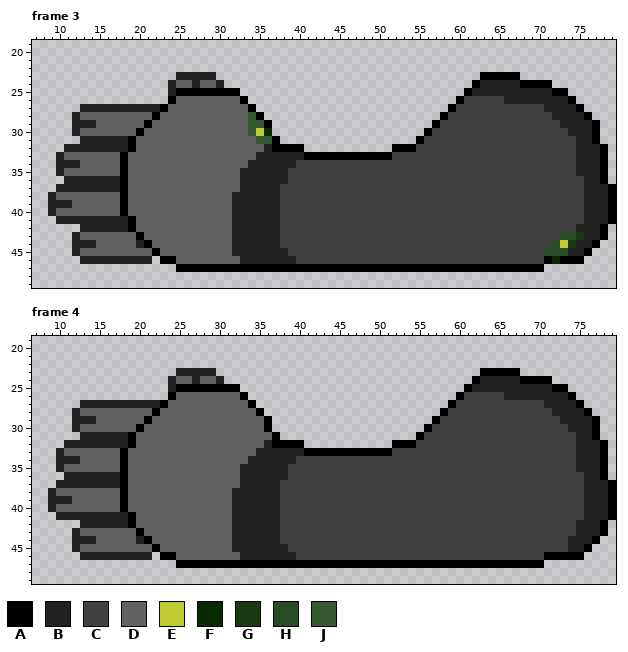
One commit to this pixel-art file: Assets/Arts/Enemies/Boss/AncientOne/Awake/RHAwake.aseprite. Above is the file before it was changed.
80x80 pixels, 4 frames. Colours within 5 levels of each other are drawn and written as one. Shown: frame 3: x 7..79, y 19..49; frame 4: x 7..79, y 19..49. The commit also changed other frames, which this record leaves out.
Palette (. is transparent): A #000000  B #212121  C #424242  D #616161  E #c0ca33  F #072a01  G #173a11  H #274b22  J #375a32
After:
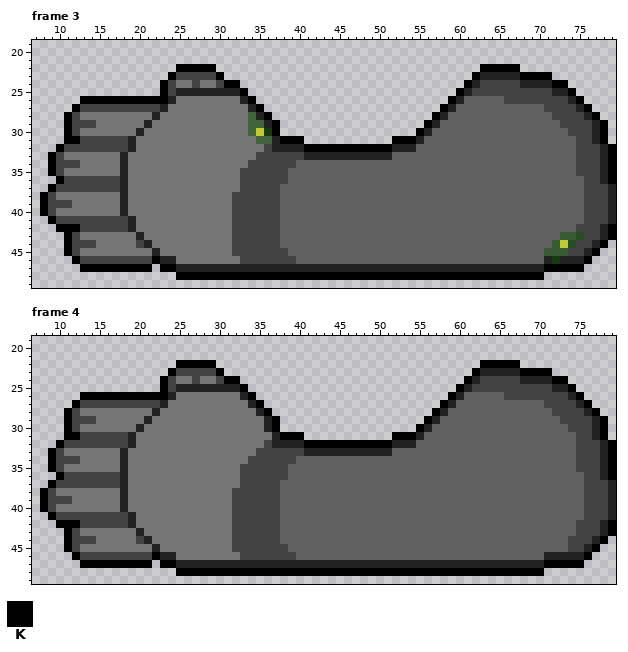
Colours new in this view: K #000000
Edits made:
layer "RightHand/LeftHand" now hidden
layer "RightHand/LeftHandArmor" now hidden
layer "RightHand/Moss" now hidden
layer "Flattened" added
colour A: #000000 -> #212121
colour B: #212121 -> #424242
colour C: #424242 -> #616161
colour D: #616161 -> #757575
colour F: #072a01 -> #173a11
colour G: #173a11 -> #274b22
colour H: #274b22 -> #375a32
colour J: #375a32 -> #41643c
Frame 3, layer "Flattened":
y 22: x 25..29 ..... -> KKKKK; x 63..67 ..... -> KKKKK
y 23: x 24 . -> K; x 30 . -> K; x 62 . -> K; x 68..71 .... -> KKKK
y 24: x 23 . -> K; x 31..32 .. -> KK; x 61 . -> K; x 72..73 .. -> KK
y 25: x 23 . -> K; x 33 . -> K; x 60 . -> K; x 74 . -> K
y 26: x 13..23 ........... -> KKKKKKKKKKK; x 34 . -> K; x 59 . -> K; x 75 . -> K
y 27: x 12 . -> K; x 35 . -> K; x 58 . -> K; x 76 . -> K
y 28: x 11 . -> K; x 36 . -> K; x 57 . -> K; x 77 . -> K
y 29: x 11 . -> K; x 37 . -> K; x 56 . -> K; x 78 . -> K
y 30: x 11 . -> K; x 37 . -> K; x 55 . -> K; x 78 . -> K
y 31: x 11..12 .. -> KK; x 38..40 ... -> KKK; x 52..54 ... -> KKK; x 78 . -> K
y 32: x 10 . -> K; x 41..51 ........... -> KKKKKKKKKKK; x 79 . -> K
y 33..35: x 9 . -> K; x 79 . -> K
y 36: x 10 . -> K; x 79 . -> K
y 37: x 9 . -> K
y 38..40: x 8 . -> K
y 41: x 9 . -> K
y 42: x 10..12 ... -> KKK; x 79 . -> K
y 43: x 11 . -> K; x 79 . -> K
y 44: x 11 . -> K; x 78 . -> K
y 45: x 11 . -> K; x 77 . -> K
y 46: x 12 . -> K; x 22 . -> K; x 76 . -> K
y 47: x 13..21 ......... -> KKKKKKKKK; x 23..24 .. -> KK; x 71..75 ..... -> KKKKK
y 48: x 25..70 .............................................. -> KKKKKKKKKKKKKKKKKKKKKKKKKKKKKKKKKKKKKKKKKKKKKK
Frame 4, layer "Flattened": the same change as frame 3
Pixel boxes of the changes (left, top, right, bottom) in both pictures:
changed: (40, 64, 616, 280)
changed: (40, 360, 616, 576)
